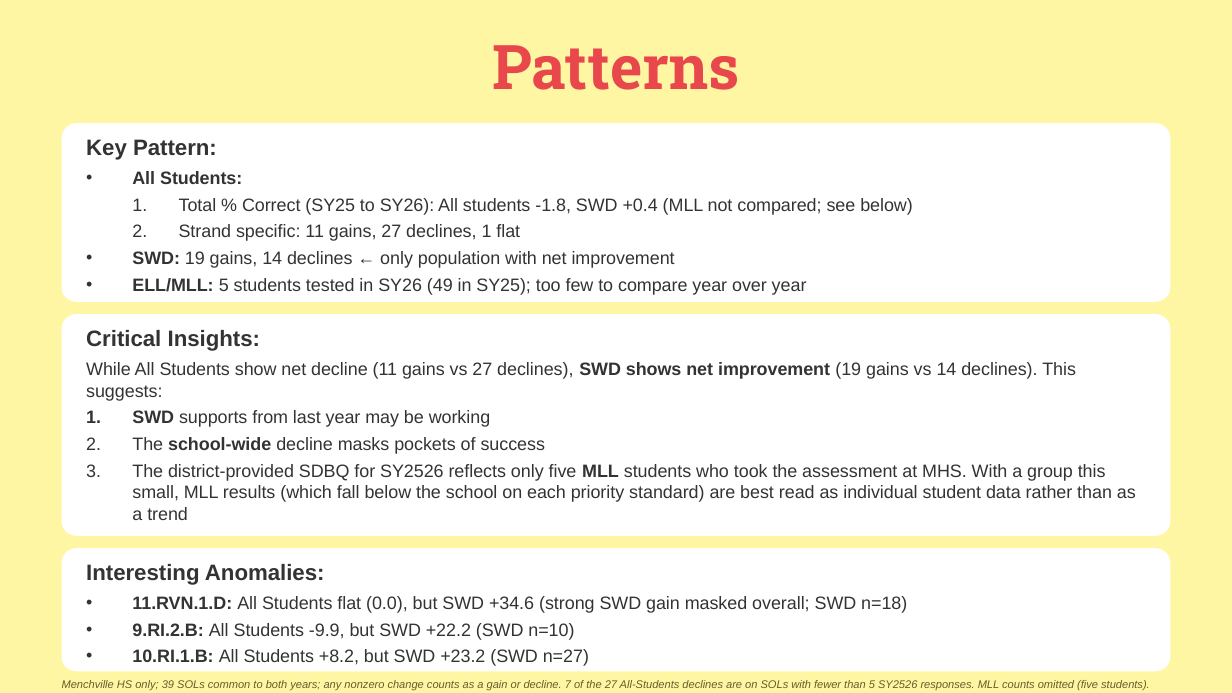
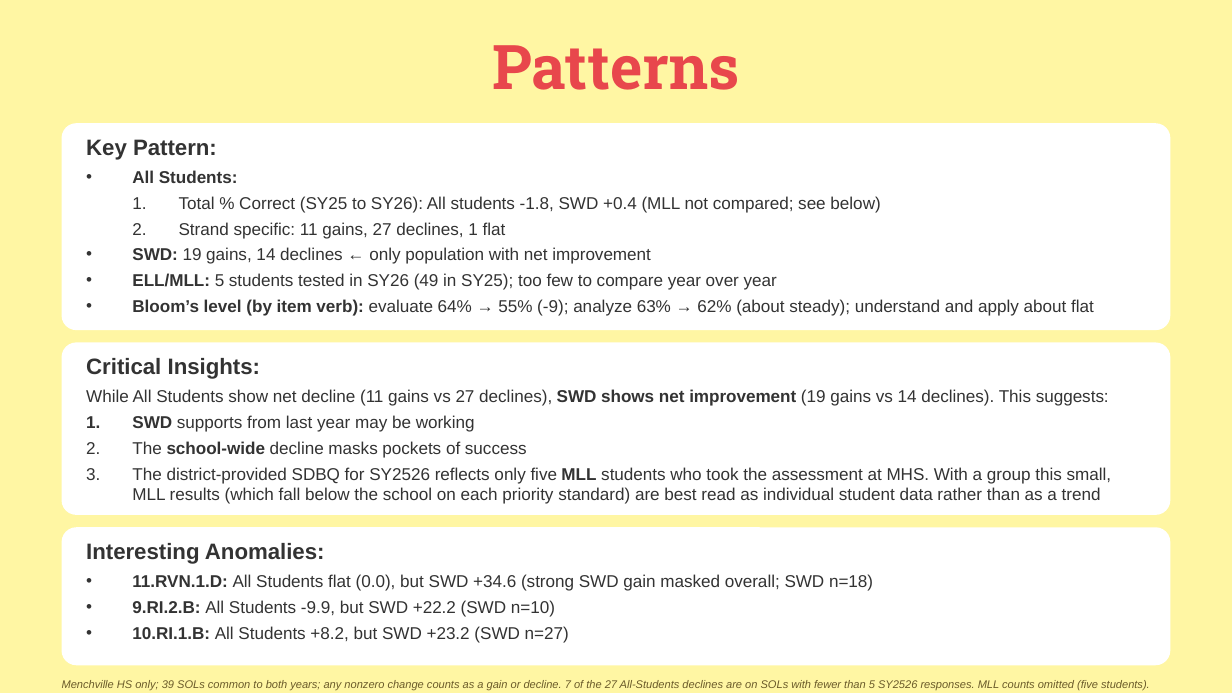
Before and after one commit to stumpgreg-ops/Sol-Lab-VA-EOC-Bio, a slide deck: slide 2 of SY2425_vs_SY2526_Comparison.pptx. Drawn at 1232x693 pixels with LibreOffice and Linux fonts; fonts in the diff are those of the drawing. Boxes give left, top, right and bottom in pixels: in the first picture for what was removed or moved away, otherwise in the second. Text is boxed around its words. In the diff, an @@ line names an element or a change of style, - is before the commit and + after.

```diff
--- a/SY2425_vs_SY2526_Comparison.pptx
+++ b/SY2425_vs_SY2526_Comparison.pptx
@@ proportions changed in 3 elements at [62, 342, 1170, 515], [62, 527, 1170, 665], [62, 123, 1170, 330] @@
@@ rounded rectangle: place and size @@
-rounded rectangle at [62, 123, 1170, 302]
+rounded rectangle at [62, 123, 1170, 330]
@@ text at [132, 170, 880, 290]: size 10.5 to 10 pt in "All Students:", "Total % Correct (SY25 to SY26): All ...", "Strand specific: 11 gains, 27 declines, 1 ...", "SWD: 19 gains, 14 declines ← only ..." and 1 more places @@
@@ text at [132, 299, 1094, 316]: paragraph added @@
+• Bloom’s level (by item verb): evaluate 64% → 55% (-9); analyze 63% → 62% (about steady); understand and apply about flat
@@ rounded rectangle: place and size @@
-rounded rectangle at [62, 314, 1170, 536]
+rounded rectangle at [62, 342, 1170, 515]
@@ text "Critical Insights:": place and size @@
-text "Critical Insights:" at [86, 330, 1136, 520]
+text "Critical Insights:" at [86, 358, 1112, 504]
@@ text at [86, 389, 1112, 504]: size 10.5 to 10 pt @@
@@ rounded rectangle: place and size @@
-rounded rectangle at [62, 548, 1170, 671]
+rounded rectangle at [62, 527, 1170, 665]
@@ text "Interesting Anomalies:": place and size @@
-text "Interesting Anomalies:" at [86, 564, 907, 666]
+text "Interesting Anomalies:" at [86, 543, 873, 643]
@@ text at [132, 574, 873, 643]: size 10.5 to 10 pt in "11.RVN.1.D: All Students flat (0.0), but SWD ...", "9.RI.2.B: All Students -9.9, but SWD +22.2 ...", "10.RI.1.B: All Students +8.2, but SWD +23.2 ..." @@
```
Also in this commit, not shown: 1 other file.
